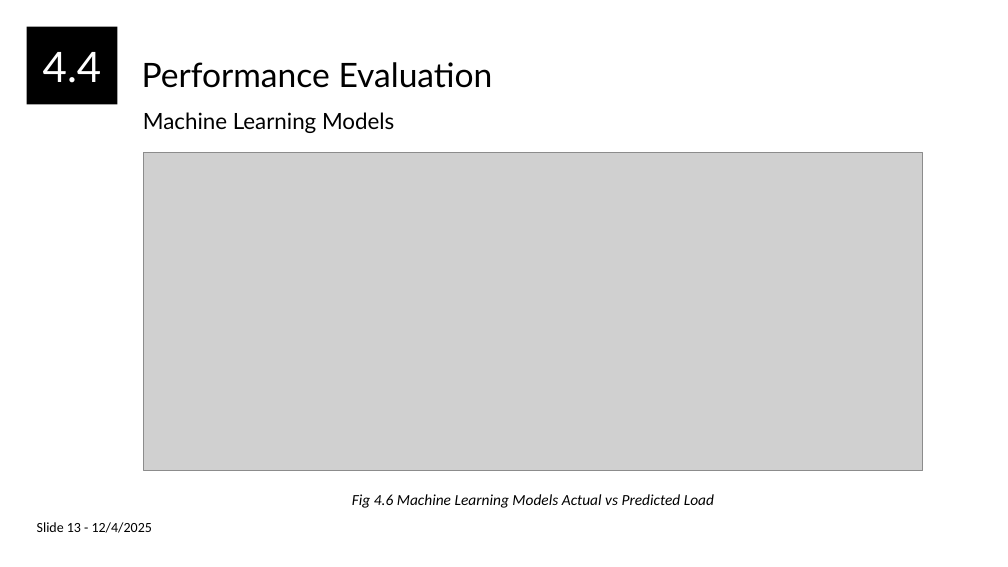
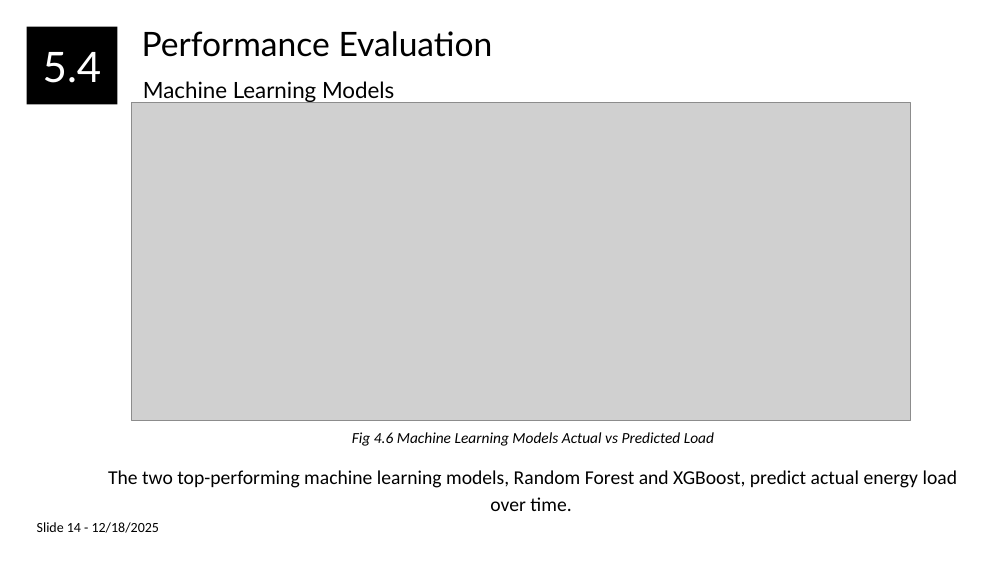
Before and after one commit to haitomnsg/feeder, a slide deck: slide 19 of documentation/MW Load Presenation Final.pptx (slide 15 before the commit). Drawn at 1008x567 pixels with LibreOffice and Linux fonts; fonts in the diff are those of the drawing; grey boxes stand for pictures. Boxes give left, top, right and bottom in pixels: in the first picture for what was removed or moved away, otherwise in the second. Text is boxed around its words. In the diff, an @@ line names an element or a change of style, - is before the commit and + after.

```diff
--- a/documentation/MW Load Presenation Final.pptx
+++ b/documentation/MW Load Presenation Final.pptx
@@ text "Performance Evaluation": place and size @@
-text "Performance Evaluation" at <box>142,62,493,88</box>
+text "Performance Evaluation" at <box>142,31,493,57</box>
@@ text in rectangle at <box>43,52,102,83</box>: text changed @@
-4.4
+5.4
@@ text "Machine Learning Models": place and size @@
-text "Machine Learning Models" at <box>143,112,394,133</box>
+text "Machine Learning Models" at <box>143,81,394,103</box>
@@ picture: place and size @@
-picture at <box>144,152,923,471</box>
+picture at <box>131,103,910,421</box>
@@ text "Fig 4.6 Machine Learning Models ...": place and size @@
-text "Fig 4.6 Machine Learning Models ..." at <box>352,494,714,508</box>
+text "Fig 4.6 Machine Learning Models ..." at <box>352,432,714,446</box>
@@ subtitle added at <box>108,470,958,511</box>, 14 pt, text #000000 @@
+The two top-performing machine learning models, Random Forest and XGBoost, predict actual energy load over time.
@@ text at <box>37,522,159,533</box>: text changed @@
-Slide 13 - 12/4/2025
+Slide 14 - 12/18/2025
```
Also in this commit, not shown: 16 other slides changed, 7 slides added, 4 slides removed, 3 other files.
